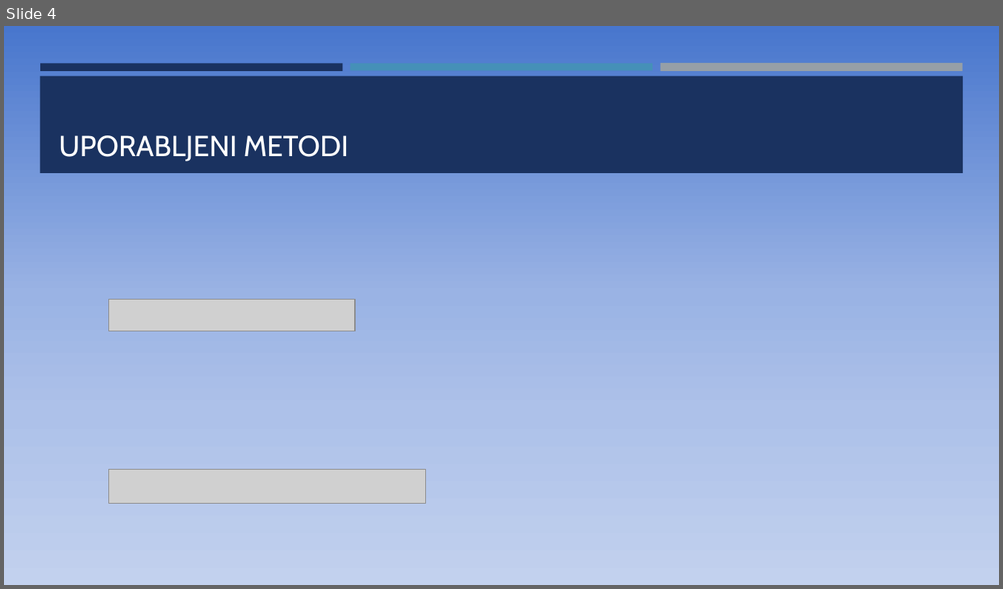
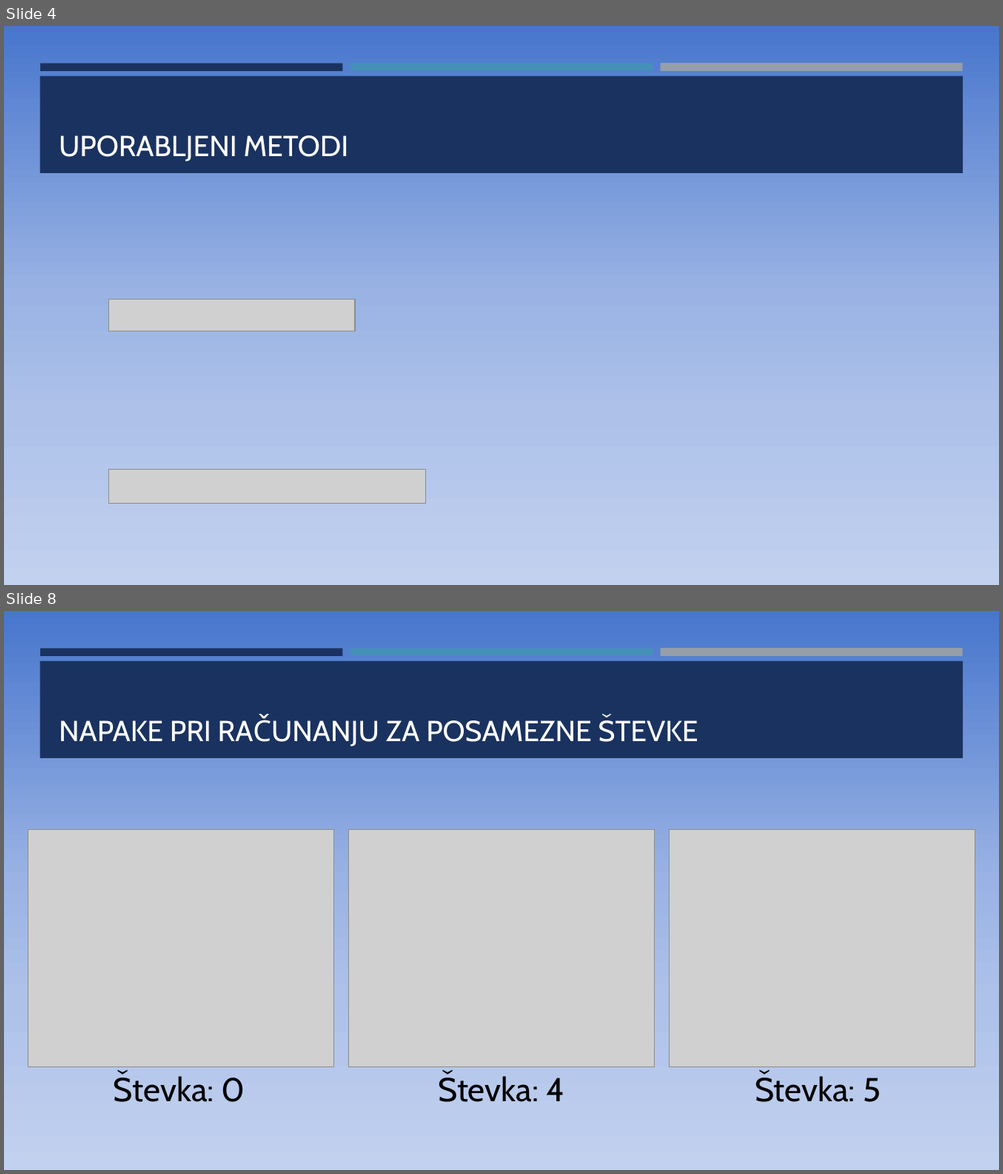
Before and after one commit to KalcMatej99/MM-Project, a slide deck: Prepoznavanje ročno napisanih števk.pptx. Shown one above the other, each under a label of ours: slide 4 before the commit, slides 4 and 8 after it; the slides between them are not shown. The pictures are 1003x589 and 1003x1174 pixels, drawn with LibreOffice and Linux fonts; fonts in the diff are those of the drawing; grey boxes stand for pictures. Boxes give left, top, right and bottom in pixels: in the first picture for what was removed or moved away, otherwise in the second. Text is boxed around its words. In the diff, an @@ line names an element or a change of style, - is before the commit and + after.

```diff
--- a/Prepoznavanje ročno napisanih števk.pptx
+++ b/Prepoznavanje ročno napisanih števk.pptx
@@ slide 8 added at (x1=4, y1=611, x2=999, y2=1170), background gradient #4876CD to #9AB3E4 to #ADC1E9 to #C2D1EE; not listed: 4 template elements that a slide beside it also shows @@
@@ title added at (x1=59, y1=716, x2=698, y2=742), 28 pt, text #FFFFFF @@
+NAPAKE PRI RAČUNANJU ZA POSAMEZNE ŠTEVKE
@@ picture added at (x1=28, y1=830, x2=333, y2=1068) @@
@@ picture added at (x1=349, y1=830, x2=654, y2=1068) @@
@@ picture added at (x1=669, y1=830, x2=975, y2=1068) @@
@@ text added at (x1=114, y1=1074, x2=245, y2=1102), 32 pt, text #000000 @@
+Števka: 0
@@ text added at (x1=438, y1=1074, x2=564, y2=1102), 32 pt, text #000000 @@
+Števka: 4
@@ text added at (x1=754, y1=1074, x2=880, y2=1102), 32 pt, text #000000 @@
+Števka: 5
```
Also in this commit, not shown: 4 slides changed.
